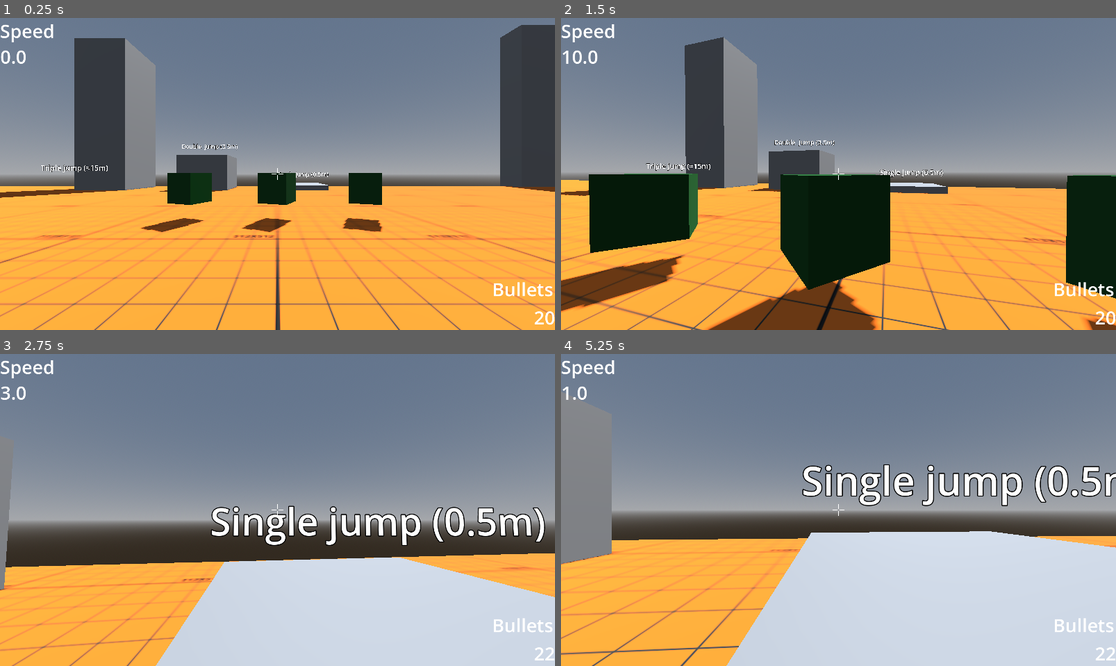
Above: before the commit, frames 1-4 (two rows, left to right).
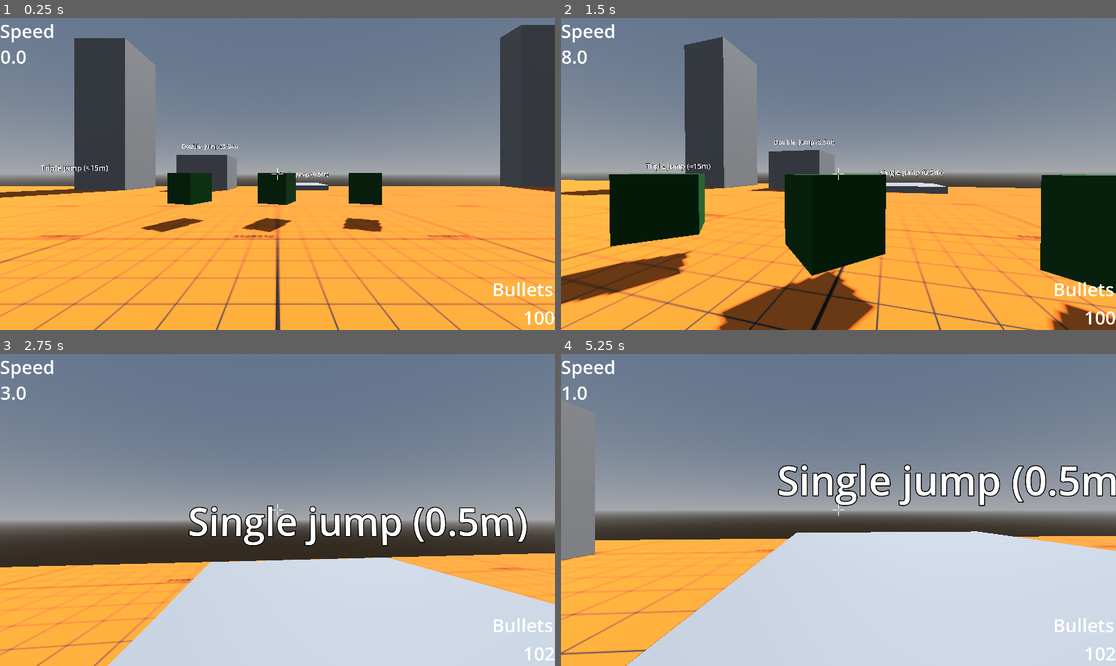
Above: after the commit, the same moments.

Repository: Nyedveg/Hop-Shot
Game: Godot game, scene res://prefabs/levels/testing_level/testing_level.tscn
Two runs of this game, one before a commit and one after it. Both use one fixed random seed, a clock stepped at 60 frames per second and the inputs below.
Inputs (mouse positions are in pixels of both pictures, inside the frame that each line leads up to):
- Up to frame 1 (0.25 s): no input
- Up to frame 2 (1.5 s): move the mouse to (866, 174) at 0.52 s; hold Ctrl (crouch) 0.53-1.28 s; hold W (move_forward) from 0.53 s (still down); move the mouse to (810, 174) at 1.27 s; click (810, 174) at 1.35 s
- Up to frame 3 (2.75 s): keep holding W (move_forward); move the mouse to (288, 503) at 2.02 s; hold Shift (sprint) from 2.03 s (still down)
- Up to frame 4 (5.25 s): keep holding W (move_forward); move the mouse to (832, 516) at 2.77 s; release Shift (sprint) at 2.78 s; tap Ctrl (crouch) at 2.85 s; move the mouse to (877, 513) at 3.52 s; click (877, 513) at 3.6 s; move the mouse to (794, 506) at 4.27 s; tap Shift (sprint) at 4.35 s; move the mouse to (844, 510) at 5.02 s; hold Ctrl (crouch) from 5.03 s (still down)

The runs differ from the first frame. In frame 1, less than 0.1% of the frame differs, in the area x 94-100%, y 93-99%; in frame 2, 11%, in the area x 0-100%, y 6-100%; in frame 3, 7.6%; in frame 4, 9.9%.

Commit message:
Played around and fixed the jump mechanic and some variables

Diff:
--- a/prefabs/levels/level_template.tscn
+++ b/prefabs/levels/level_template.tscn
@@ -26,7 +26,7 @@
 
 [node name="Level" type="Node3D"]
 script = ExtResource("1_tc0dm")
-startAmmo = 20
+startAmmo = 100
 
 [node name="Player" parent="." instance=ExtResource("3_nsvj8")]
 transform = Transform3D(1, 0, 0, 0, 1, 0, 0, 0, 1, 0, 1, 0)
@@ -118,5 +118,4 @@
 
 [connection signal="set_ammo" from="." to="Player" method="_on_level_template_set_ammo"]
 [connection signal="player_shot_fired" from="Player" to="." method="_on_player_player_shot_fired"]
-[connection signal="player_update_ammo" from="Player" to="." method="_on_player_player_update_ammo"]
 [connection signal="body_entered" from="Areas/Death_Zone" to="." method="_on_death_zone_body_entered"]
--- a/prefabs/levels/testing_level/testing_level.tscn
+++ b/prefabs/levels/testing_level/testing_level.tscn
@@ -26,7 +26,7 @@
 
 [node name="Level" type="Node3D"]
 script = ExtResource("1_3t6vb")
-startAmmo = 20
+startAmmo = 100
 
 [node name="Player" parent="." instance=ExtResource("2_8jvgf")]
 transform = Transform3D(1, 0, 0, 0, 1, 0, 0, 0, 1, 0, 1, 0)
--- a/prefabs/player/Player.gd
+++ b/prefabs/player/Player.gd
@@ -3,7 +3,7 @@
 # MOVEMENT SPEEDS.
 var speed
 # NORMAL SPEED.
-var normal_speed = 10.0
+var normal_speed = 8.0
 # SPRINT/RUNING SPEED.
 var sprint_speed = 20.0
 # accel_in_air STANDS FOR ACCELERATION IN HANPPENING IN AIR.
--- a/project.godot
+++ b/project.godot
@@ -19,6 +19,7 @@
 
 window/size/viewport_width=1920
 window/size/viewport_height=1080
+window/size/mode=3
 window/stretch/aspect="expand"
 
 [input]
@@ -67,5 +68,6 @@
 
 [physics]
 
-3d/default_gravity=15.3
+3d/physics_engine="JoltPhysics3D"
+3d/default_gravity=15.2
 2d/default_gravity=930.0
--- a/scripts/bullet_collider_script.gd
+++ b/scripts/bullet_collider_script.gd
@@ -1,7 +1,7 @@
 extends CSGSphere3D
 
-@export var x_speed = 7
-@export var z_speed = 7
+@export var x_speed = 6
+@export var z_speed = 6
 @export var y_speed = 12
 
 @onready var timer = $Timer
@@ -17,10 +17,11 @@
 
 func _on_area_3d_body_entered(body):
 	if body.is_in_group("movable"):
-		var projectile_vector = body.position - position
-		body.velocity.y += projectile_vector.y * y_speed
-		body.velocity.x += projectile_vector.x * x_speed
-		body.velocity.z += projectile_vector.z * z_speed
+		var projectile_direction = (body.position - position).normalized()
+		var projectile_knockback = 25
+
+		var add_velocity = projectile_direction * projectile_knockback
+		body.velocity += add_velocity
 		queue_free()
 
 
Not shown, added: addons/godot-jolt/LICENSE.txt
Not shown, added: addons/godot-jolt/THIRDPARTY.txt
Not shown, added: addons/godot-jolt/android/libgodot-jolt_android-arm32.so
Not shown, added: addons/godot-jolt/android/libgodot-jolt_android-arm32_editor.so
Not shown, added: addons/godot-jolt/android/libgodot-jolt_android-arm64.so
Not shown, added: addons/godot-jolt/android/libgodot-jolt_android-arm64_editor.so
Not shown, added: addons/godot-jolt/android/libgodot-jolt_android-x64.so
Not shown, added: addons/godot-jolt/android/libgodot-jolt_android-x64_editor.so
Not shown, added: addons/godot-jolt/android/libgodot-jolt_android-x86.so
Not shown, added: addons/godot-jolt/android/libgodot-jolt_android-x86_editor.so
Not shown, added: addons/godot-jolt/godot-jolt.gdextension
Not shown, added: addons/godot-jolt/ios/godot-jolt_ios.framework/Info.plist
(and 18 more such lines)
